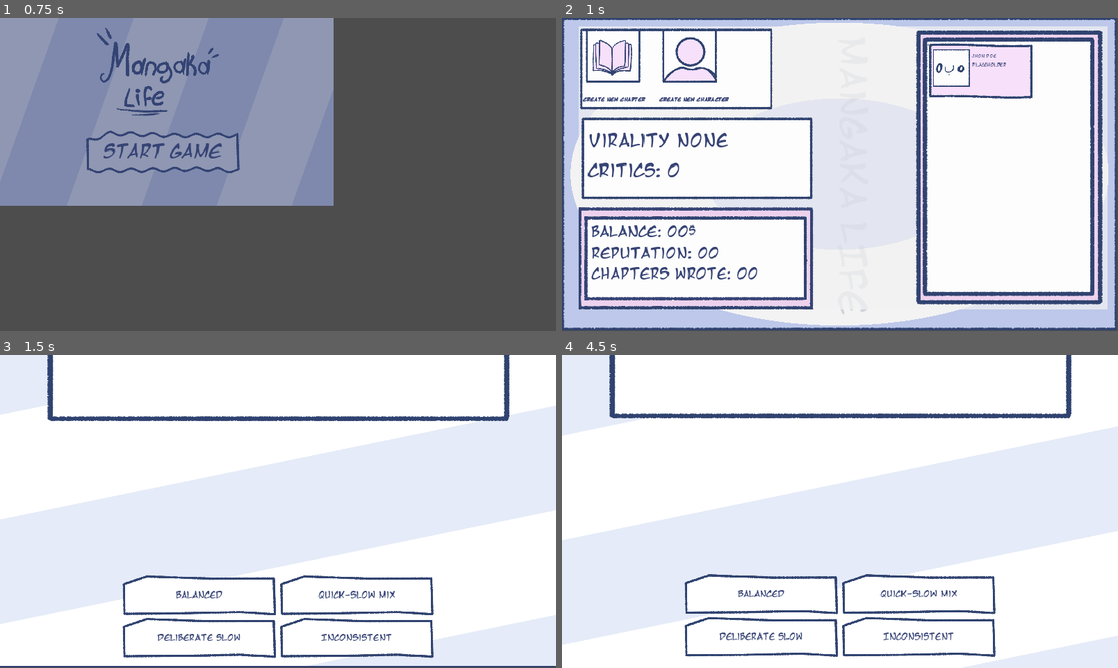
Above: before the commit, frames 1-4 (two rows, left to right).
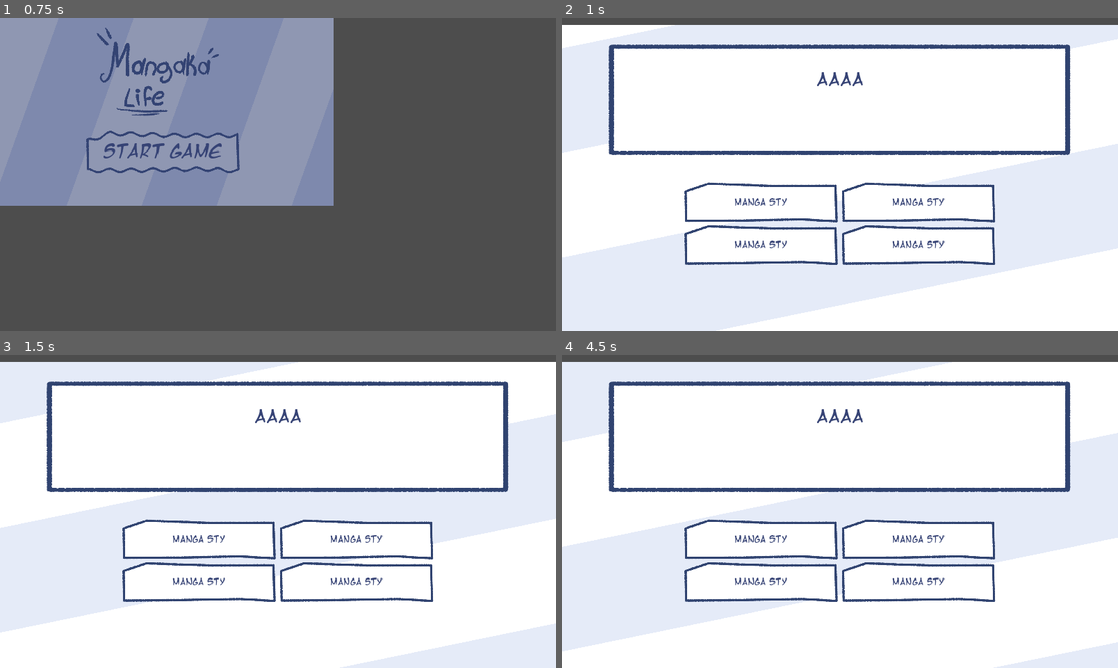
Above: after the commit, the same moments.

Repository: Noodle-Dev/Mangaka-Life
Game: Godot game, scene res://assets/scenes/Menus/Main_Menu.tscn
The game is run twice, just before and just after one commit, with the same random seed, the same clock (stepped at 60 frames per second) and the same inputs. The project has no main scene, so this scene is started directly.
Inputs (mouse positions are in pixels of both pictures, inside the frame that each line leads up to):
- Up to frame 1 (0.75 s): click "Start Game" at 0.5 s
- Up to frame 2 (1 s): no input
- Up to frame 3 (1.5 s): click (50, 401) at 1.25 s, where only the run before the commit has a clickable "Create New CHapter"
- Up to frame 4 (4.5 s): click (612, 401) at 2 s, where only the run before the commit has a clickable "Create New CHapter"; click (689, 401) at 2.75 s, where only the run before the commit has a clickable "Create New Character"; click (689, 401) at 3.5 s, where only the run before the commit has a clickable "Create New Character"; click "Balanced" (after the commit: "Manga sty") at 4.25 s

Frame 1 is identical in both runs. In frame 2, 44% of the frame differs, in the area x 0-100%, y 0-100%; in frame 3, 30%; in frame 4, 28%.
Error after the commit: Invalid access of index '0' on a base object of type: 'Array'. (res://assets/scripts/Chapter_Creation/chapter_buttons_creation_scene.gd:66)

Commit message:
Added MicroGame system

Diff:
--- /dev/null
+++ b/assets/prefabs/Character_Creation_Prefabs/MiniGames/MiniGame_01.tscn
@@ -0,0 +1,65 @@
+[gd_scene load_steps=4 format=3 uid="uid://dt854pjj74s34"]
+
+[ext_resource type="Texture2D" uid="uid://d1tgqbo06s0mn" path="res://assets/sprites/UI/QuestionHolder.png" id="1_gdbjo"]
+[ext_resource type="Script" path="res://assets/scripts/Character_Creation/move_points_logic.gd" id="2_57vrg"]
+[ext_resource type="PackedScene" uid="uid://cu7kjinsqq10t" path="res://assets/prefabs/Character_Creation_Prefabs/ball_in_game.tscn" id="3_8xq4i"]
+
+[node name="Control" type="Control"]
+layout_mode = 3
+anchors_preset = 15
+anchor_right = 1.0
+anchor_bottom = 1.0
+grow_horizontal = 2
+grow_vertical = 2
+
+[node name="TextureRect" type="TextureRect" parent="."]
+modulate = Color(1, 1, 1, 0.14902)
+layout_mode = 1
+anchors_preset = 7
+anchor_left = 0.5
+anchor_top = 1.0
+anchor_right = 0.5
+anchor_bottom = 1.0
+offset_left = -756.0
+offset_top = -424.0
+offset_right = 757.0
+offset_bottom = -58.0
+grow_horizontal = 2
+grow_vertical = 0
+texture = ExtResource("1_gdbjo")
+
+[node name="Sprite2D" type="Sprite2D" parent="."]
+position = Vector2(961, 842.905)
+scale = Vector2(1.43403, 1.43403)
+texture = ExtResource("1_gdbjo")
+
+[node name="Pos_1" type="Node2D" parent="."]
+position = Vector2(364, 733)
+
+[node name="Pos_2" type="Node2D" parent="."]
+position = Vector2(364, 832)
+
+[node name="Pos_3" type="Node2D" parent="."]
+position = Vector2(364, 931)
+
+[node name="Move_Points" type="Node2D" parent="."]
+position = Vector2(295, 733)
+
+[node name="Spawn" type="Node2D" parent="."]
+position = Vector2(1631, 733)
+script = ExtResource("2_57vrg")
+
+[node name="Obs_1" type="Node2D" parent="Spawn"]
+
+[node name="Obs_2" type="Node2D" parent="Spawn"]
+position = Vector2(0, 99)
+
+[node name="Obs_3" type="Node2D" parent="Spawn"]
+position = Vector2(0, 198)
+
+[node name="Ball_In_Game" parent="." instance=ExtResource("3_8xq4i")]
+position = Vector2(297, 731)
+
+[node name="Camera2D" type="Camera2D" parent="."]
+visible = false
+position = Vector2(961, 538)
--- /dev/null
+++ b/assets/prefabs/Character_Creation_Prefabs/MiniGames/MiniGame_02.tscn
@@ -0,0 +1,9 @@
+[gd_scene format=3 uid="uid://dpgex1o5bjag6"]
+
+[node name="Control" type="Control"]
+layout_mode = 3
+anchors_preset = 15
+anchor_right = 1.0
+anchor_bottom = 1.0
+grow_horizontal = 2
+grow_vertical = 2
--- a/assets/prefabs/Character_Creation_Prefabs/ball_in_game.tscn
+++ b/assets/prefabs/Character_Creation_Prefabs/ball_in_game.tscn
@@ -1,20 +1,22 @@
 [gd_scene load_steps=4 format=3 uid="uid://cu7kjinsqq10t"]
 
 [ext_resource type="Script" path="res://assets/scripts/Character_Creation/Ball_MiniGame_Player.gd" id="1_pacvw"]
-[ext_resource type="Texture2D" uid="uid://dkqtphmj3r3wl" path="res://icon.svg" id="2_f8yvy"]
+[ext_resource type="Texture2D" uid="uid://k4ec6t21bklm" path="res://assets/sprites/Minigames/OP_Fruit_Icon.png" id="2_f3lbe"]
 
 [sub_resource type="RectangleShape2D" id="RectangleShape2D_kt2xy"]
+size = Vector2(37, 42)
 
 [node name="Ball_In_Game" type="CharacterBody2D"]
 script = ExtResource("1_pacvw")
 
 [node name="Sprite2D" type="Sprite2D" parent="."]
-scale = Vector2(0.5, 0.5)
-texture = ExtResource("2_f8yvy")
+position = Vector2(-4.5, 4.5)
+texture = ExtResource("2_f3lbe")
 
 [node name="Area2D" type="Area2D" parent="."]
 
 [node name="CollisionShape2D" type="CollisionShape2D" parent="Area2D"]
+position = Vector2(-0.5, 2)
 shape = SubResource("RectangleShape2D_kt2xy")
 
 [connection signal="area_entered" from="Area2D" to="." method="_on_area_2d_area_entered"]
--- a/assets/prefabs/Character_Creation_Prefabs/obstacle_prefab.tscn
+++ b/assets/prefabs/Character_Creation_Prefabs/obstacle_prefab.tscn
@@ -1,17 +1,66 @@
-[gd_scene load_steps=3 format=3 uid="uid://wkrhantia8yp"]
+[gd_scene load_steps=7 format=3 uid="uid://wkrhantia8yp"]
 
 [ext_resource type="Script" path="res://assets/scripts/Character_Creation/obstacle_moving.gd" id="1_cmbiw"]
-[ext_resource type="Texture2D" uid="uid://dkqtphmj3r3wl" path="res://icon.svg" id="2_7pmfk"]
+[ext_resource type="Texture2D" uid="uid://coe7q1aipfeur" path="res://assets/sprites/Minigames/Obstacle.png" id="2_t31hb"]
+
+[sub_resource type="Animation" id="Animation_rpusw"]
+resource_name = "Idle"
+length = 0.4
+loop_mode = 1
+tracks/0/type = "value"
+tracks/0/imported = false
+tracks/0/enabled = true
+tracks/0/path = NodePath(".:rotation")
+tracks/0/interp = 0
+tracks/0/loop_wrap = true
+tracks/0/keys = {
+"times": PackedFloat32Array(0, 0.1, 0.2, 0.3, 0.4),
+"transitions": PackedFloat32Array(1, 1, 1, 1, 1),
+"update": 0,
+"values": [0.0, -0.207413, 0.0, 0.207694, 0.0]
+}
+
+[sub_resource type="Animation" id="Animation_64aov"]
+length = 0.001
+tracks/0/type = "value"
+tracks/0/imported = false
+tracks/0/enabled = true
+tracks/0/path = NodePath(".:rotation")
+tracks/0/interp = 1
+tracks/0/loop_wrap = true
+tracks/0/keys = {
+"times": PackedFloat32Array(0),
+"transitions": PackedFloat32Array(1),
+"update": 0,
+"values": [0.0]
+}
+
+[sub_resource type="AnimationLibrary" id="AnimationLibrary_ivmb0"]
+_data = {
+"Idle": SubResource("Animation_rpusw"),
+"RESET": SubResource("Animation_64aov")
+}
+
+[sub_resource type="RectangleShape2D" id="RectangleShape2D_lbh2a"]
+size = Vector2(76, 64)
 
 [node name="Obstacle" type="Node2D"]
 script = ExtResource("1_cmbiw")
 
 [node name="Object" type="Sprite2D" parent="."]
-texture = ExtResource("2_7pmfk")
+texture = ExtResource("2_t31hb")
+
+[node name="AnimationPlayer" type="AnimationPlayer" parent="Object"]
+libraries = {
+"": SubResource("AnimationLibrary_ivmb0")
+}
+autoplay = "Idle"
 
 [node name="Area2D" type="Area2D" parent="." groups=["obs"]]
 
 [node name="CollisionShape2D" type="CollisionShape2D" parent="Area2D"]
+position = Vector2(1, -2)
+shape = SubResource("RectangleShape2D_lbh2a")
 
 [node name="Timer" type="Timer" parent="."]
 
--- a/assets/scenes/Mechanics_Scenes/character_maker_scene.tscn
+++ b/assets/scenes/Mechanics_Scenes/character_maker_scene.tscn
@@ -1,9 +1,9 @@
 [gd_scene load_steps=6 format=3 uid="uid://c0wjcxb8tro7v"]
 
+[ext_resource type="Script" path="res://assets/scripts/Character_Creation/Character_Creation_Minigames.gd" id="1_6h1if"]
 [ext_resource type="Shader" path="res://assets/shaders/bg_shader.gdshader" id="1_d2pm7"]
-[ext_resource type="Texture2D" uid="uid://cnrepagugekve" path="res://assets/sprites/UI/MiniGameHolder.png" id="2_7nu4h"]
-[ext_resource type="Script" path="res://assets/scripts/Character_Creation/move_points_logic.gd" id="3_isdqb"]
-[ext_resource type="PackedScene" uid="uid://cu7kjinsqq10t" path="res://assets/prefabs/Character_Creation_Prefabs/ball_in_game.tscn" id="3_v2lwl"]
+[ext_resource type="PackedScene" uid="uid://dt854pjj74s34" path="res://assets/prefabs/Character_Creation_Prefabs/MiniGames/MiniGame_01.tscn" id="2_7doxp"]
+[ext_resource type="Texture2D" uid="uid://va0b7kfg2j6n" path="res://assets/sprites/Minigames/CharacterHolder/Ugly_Char.png" id="4_yojif"]
 
 [sub_resource type="ShaderMaterial" id="ShaderMaterial_ejshx"]
 shader = ExtResource("1_d2pm7")
@@ -15,6 +15,8 @@
 shader_parameter/blur = 0.0
 
 [node name="Character_Maker_Scene" type="Node2D"]
+script = ExtResource("1_6h1if")
+microgameScenes = Array[PackedScene]([ExtResource("2_7doxp")])
 
 [node name="UI" type="Control" parent="."]
 layout_mode = 3
@@ -31,43 +33,28 @@
 grow_horizontal = 2
 grow_vertical = 2
 
-[node name="TextureRect" type="TextureRect" parent="UI/Manga_Bg"]
+[node name="TextureRect" type="TextureRect" parent="UI"]
 layout_mode = 1
-anchors_preset = 8
+anchors_preset = 5
 anchor_left = 0.5
-anchor_top = 0.5
 anchor_right = 0.5
-anchor_bottom = 0.5
-offset_left = -658.0
-offset_top = 108.0
-offset_right = 658.0
-offset_bottom = 502.0
+offset_left = -752.5
+offset_right = 753.5
+offset_bottom = 716.0
+grow_horizontal = 2
+scale = Vector2(0.685, 0.685)
+pivot_offset = Vector2(765.5, 354)
+texture = ExtResource("4_yojif")
+
+[node name="MicroGameHolder" type="Control" parent="UI"]
+layout_mode = 1
+anchors_preset = 15
+anchor_right = 1.0
+anchor_bottom = 1.0
 grow_horizontal = 2
 grow_vertical = 2
-texture = ExtResource("2_7nu4h")
 
-[node name="Move_Points" type="Node2D" parent="."]
-position = Vector2(392, 715)
+[node name="MicroTimer" type="Timer" parent="."]
+wait_time = 10.0
 
-[node name="Pos_1" type="Node2D" parent="Move_Points"]
-
-[node name="Pos_2" type="Node2D" parent="Move_Points"]
-position = Vector2(0, 95)
-
-[node name="Pos_3" type="Node2D" parent="Move_Points"]
-position = Vector2(0, 200)
-
-[node name="Spawn" type="Node2D" parent="."]
-position = Vector2(1497, 715)
-script = ExtResource("3_isdqb")
-
-[node name="Obs_1" type="Node2D" parent="Spawn"]
-
-[node name="Obs_2" type="Node2D" parent="Spawn"]
-position = Vector2(0, 95)
-
-[node name="Obs_3" type="Node2D" parent="Spawn"]
-position = Vector2(0, 200)
-
-[node name="Ball_In_Game" parent="." instance=ExtResource("3_v2lwl")]
-position = Vector2(392, 810)
+[connection signal="timeout" from="MicroTimer" to="." method="_on_micro_timer_timeout"]
--- a/assets/scenes/Menus/MainStats_Menu.tscn
+++ b/assets/scenes/Menus/MainStats_Menu.tscn
@@ -13,6 +13,7 @@
 [ext_resource type="Texture2D" uid="uid://dkcjnh3ovas3q" path="res://assets/sprites/UI/CreateCharacter_icon.png" id="10_gapfo"]
 [ext_resource type="PackedScene" uid="uid://d4m0qevbvi46r" path="res://assets/scenes/Mechanics_Scenes/Chapter_Maker_Scene.tscn" id="11_wo0bl"]
 [ext_resource type="Texture2D" uid="uid://dpwnn3anj5uq4" path="res://assets/sprites/UI/UI Question.png" id="12_7mi4r"]
+[ext_resource type="PackedScene" uid="uid://c0wjcxb8tro7v" path="res://assets/scenes/Mechanics_Scenes/character_maker_scene.tscn" id="13_micli"]
 
 [sub_resource type="ShaderMaterial" id="ShaderMaterial_861nb"]
 shader = ExtResource("2_ehi2l")
@@ -72,6 +73,22 @@
 "transitions": PackedFloat32Array(1, 1, 1),
 "update": 0,
 "values": [Vector2(0, 1257), Vector2(0, -26), Vector2(0, 0)]
+}
+
+[sub_resource type="Animation" id="Animation_w1s68"]
+resource_name = "Money_Flash"
+length = 0.3
+tracks/0/type = "value"
+tracks/0/imported = false
+tracks/0/enabled = true
+tracks/0/path = NodePath("UI/Manga_Bg/Status/Balance:visible")
+tracks/0/interp = 1
+tracks/0/loop_wrap = true
+tracks/0/keys = {
+"times": PackedFloat32Array(0, 0.1, 0.2),
+"transitions": PackedFloat32Array(1, 1, 1),
+"update": 1,
+"values": [true, false, true]
 }
 
 [sub_resource type="Animation" id="Animation_svg1k"]
@@ -100,31 +117,44 @@
 "update": 1,
 "values": [true]
 }
-
-[sub_resource type="Animation" id="Animation_w1s68"]
-resource_name = "Money_Flash"
+tracks/2/type = "value"
+tracks/2/imported = false
+tracks/2/enabled = true
+tracks/2/path = NodePath("Character_Maker_Scene:position")
+tracks/2/interp = 1
+tracks/2/loop_wrap = true
+tracks/2/keys = {
+"times": PackedFloat32Array(0),
+"transitions": PackedFloat32Array(1),
+"update": 0,
+"values": [Vector2(0, 1284)]
+}
+
+[sub_resource type="Animation" id="Animation_qlxeu"]
+resource_name = "CHAP_Maker_Enter"
 length = 0.3
 tracks/0/type = "value"
 tracks/0/imported = false
 tracks/0/enabled = true
-tracks/0/path = NodePath("UI/Manga_Bg/Status/Balance:visible")
-tracks/0/interp = 1
-tracks/0/loop_wrap = true
-tracks/0/keys = {
-"times": PackedFloat32Array(0, 0.1, 0.2),
-"transitions": PackedFloat32Array(1, 1, 1),
-"update": 1,
-"values": [true, false, true]
+tracks/0/path = NodePath("Character_Maker_Scene:position")
+tracks/0/interp = 1
+tracks/0/loop_wrap = true
+tracks/0/keys = {
+"times": PackedFloat32Array(0, 0.3),
+"transitions": PackedFloat32Array(1, 1),
+"update": 0,
+"values": [Vector2(0, 1284), Vector2(0, 0)]
 }
 
 [sub_resource type="AnimationLibrary" id="AnimationLibrary_hxfv0"]
 _data = {
+"CHAP_Maker_Enter": SubResource("Animation_qlxeu"),
 "CH_Maker_Enter": SubResource("Animation_s1bop"),
 "Money_Flash": SubResource("Animation_w1s68"),
 "RESET": SubResource("Animation_svg1k")
 }
 
-[node name="Main_Stats_Menu" type="Node2D"]
+[node name="Main_Stats_Menu" type="Node2D" groups=["menu_grub"]]
 script = ExtResource("1_rey2q")
 
 [node name="UI" type="Control" parent="."]
@@ -389,6 +419,10 @@
 [node name="Chapter_Maker" parent="." instance=ExtResource("11_wo0bl")]
 position = Vector2(0, 1305)
 
+[node name="Character_Maker_Scene" parent="." instance=ExtResource("13_micli")]
+visible = false
+position = Vector2(0, 1284)
+
 [node name="Notifications" type="Control" parent="."]
 visible = false
 layout_mode = 3
--- a/assets/scripts/Chapter_Creation/Critic_User_Logic.gd
+++ b/assets/scripts/Chapter_Creation/Critic_User_Logic.gd
@@ -1,46 +1,67 @@
 extends Control
 
-@onready var user_name = $User/UserName
-@onready var user_opinion = $User/UserOpinion
-@onready var user_pic = $User/UserPic
+# Asignación de nodos
+@onready var user_name = $User/UserName  # Label
+@onready var user_opinion = $User/UserOpinion  # RichTextLabel
+@onready var user_pic = $User/UserPic  # TextureRect
 
-# Export variables
+# Variables exportadas
 @export var good_opinions = ["¡Me encantó!", "Una obra maestra.", "Increíblemente creativo."]
 @export var bad_opinions = ["No es de mi agrado.", "Le falta algo.", "Demasiado simple."]
 @export var random_names = ["Alex", "Jordan", "Taylor", "Morgan", "Casey", "Riley"]
 @export var user_pic_folder = "res://assets/sprites/User pfps/"  # Ruta de la carpeta de imágenes
 
-func _init():
-	set_random_user_pic()
-	#user_opinion.text = good_opinions[randi() % good_opinions.size()]
+# Umbral único del crítico
+var unique_threshold: int = 0
+
+func _ready():
+	# Depuración para verificar nodos
+	print_tree()  # Imprime la estructura completa del árbol para confirmar las rutas
+	if user_name == null:
+		print("Error: 'user_name' es null. Verifica la ruta o el nodo.")
+	if user_opinion == null:
+		print("Error: 'user_opinion' es null. Verifica la ruta o el nodo.")
+	if user_pic == null:
+		print("Error: 'user_pic' es null. Verifica la ruta o el nodo.")
+
+	# Generar un umbral único aleatorio
+	unique_threshold = randi() % 101
+
 func set_critic_data(global_score: int, threshold: int, likes_higher: bool):
-	"""
-	Configura los datos del crítico: nombre, opinión y avatar.
-	"""
-	# Asignar un nombre aleatorio
+	unique_threshold = threshold
+
+	# Asignar nombre
 	if user_name != null:
 		user_name.text = random_names[randi() % random_names.size()]
 	else:
-		print("Error: Nodo 'user_name' no encontrado.")
+		print("Error: 'user_name' es null. No se pudo asignar un nombre.")
 
-	# Determinar la opinión del crítico
+	# Asignar opinión
 	if user_opinion != null:
-		var is_good = (global_score >= threshold) if likes_higher else (global_score <= threshold)
-		user_opinion.text = good_opinions[randi() % good_opinions.size()] if is_good else bad_opinions[randi() % bad_opinions.size()]
+		var is_good = (global_score >= unique_threshold) if likes_higher else (global_score <= unique_threshold)
+		user_opinion.clear()
+		user_opinion.add_text(
+			good_opinions[randi() % good_opinions.size()] if is_good else bad_opinions[randi() % bad_opinions.size()]
+		)
+
+		# Modificar el balance global en función de la opinión
+		if is_good:
+			get_tree().call_group("Menu_grub", "adjust_balance", 300)
+		else:
+			get_tree().call_group("Menu_grub", "adjust_balance", -100)
 	else:
-		print("Error: Nodo 'user_opinion' no encontrado.")
+		print("Error: 'user_opinion' es null. No se pudo asignar una opinión.")
 
-	# Asignar una imagen aleatoria
+	# Asignar imagen
 	set_random_user_pic()
 
 func set_random_user_pic():
 	"""
-	Selecciona una imagen aleatoria con el formato 'ico_#.png' y la asigna al nodo `user_pic`.
+	Selecciona una imagen aleatoria del directorio especificado y la asigna al nodo `user_pic`.
 	"""
 	var image_files = []
 	var index = 1
 
-	# Buscar todas las imágenes siguiendo el formato en el directorio especificado
 	while true:
 		var image_path = "%sico_%d.png" % [user_pic_folder, index]
 		if not FileAccess.file_exists(image_path):
@@ -48,15 +69,14 @@
 		image_files.append(image_path)
 		index += 1
 
-	# Validar que haya imágenes disponibles
 	if image_files.size() == 0:
 		print("Error: No se encontraron imágenes en la carpeta:", user_pic_folder)
 		return
 
-	# Cargar una imagen aleatoria
 	var random_image = image_files[randi() % image_files.size()]
 	var texture = load(random_image)
 	if texture != null and user_pic != null:
 		user_pic.texture = texture
+		print("Imagen asignada:", random_image)
 	else:
 		print("Error: No se pudo asignar la imagen o 'user_pic' es null.")
--- a/assets/scripts/Character_Creation/Ball_MiniGame_Player.gd
+++ b/assets/scripts/Character_Creation/Ball_MiniGame_Player.gd
@@ -7,9 +7,9 @@
 
 func _ready():
 	# Guarda las posiciones en una lista al cargar la escena
-	move_points.append($"../Move_Points/Pos_1".position)
-	move_points.append($"../Move_Points/Pos_2".position)
-	move_points.append($"../Move_Points/Pos_3".position)
+	move_points.append($"../Pos_1".position)
+	move_points.append($"../Pos_2".position)
+	move_points.append($"../Pos_3".position)
 	position = move_points[current_index]
 	update_position_index()
 
--- /dev/null
+++ b/assets/scripts/Character_Creation/Character_Creation_Minigames.gd
@@ -0,0 +1,41 @@
+extends Node2D
+
+@export var microgameScenes: Array[PackedScene]  # Variable exportable para los minijuegos
+@onready var microGameAnim = $Mostrador/MicroGame
+@onready var microgameTimer = $MicroTimer
+@onready var micro_game_holder = $UI/MicroGameHolder  # Referencia al contenedor de los microjuegos
+
+var currentMicrogame: Node = null
+
+func _ready():
+	spawnRandomMicrogame()
+
+func startMicrogame():
+	if microGameAnim:
+		microGameAnim.play("Start_mini")  # Inicia la animación de inicio del minijuego
+		await microGameAnim.animation_finished  # Espera hasta que termine la animación
+	spawnRandomMicrogame()
+
+func spawnRandomMicrogame():
+	if microgameScenes.size() == 0:
+		print("No microgames assigned!")
+		return
+
+	var randomIndex = randi() % microgameScenes.size()  # Selecciona un minijuego aleatorio
+	var selectedMicrogameScene = microgameScenes[randomIndex]
+	currentMicrogame = selectedMicrogameScene.instantiate()  # Instancia el minijuego seleccionado
+
+	# Agrega el minijuego como hijo de micro_game_holder
+	micro_game_holder.add_child(currentMicrogame)
+
+	if microgameTimer:
+		microgameTimer.start()  # Inicia el temporizador del minijuego
+
+func _on_micro_timer_timeout():
+	endMicrogame()
+
+func endMicrogame():
+	if currentMicrogame != null:
+		micro_game_holder.remove_child(currentMicrogame)  # Elimina el minijuego de micro_game_holder
+		currentMicrogame.queue_free()  # Libera la memoria del minijuego
+		currentMicrogame = null
--- a/assets/scripts/Character_Creation/obstacle_moving.gd
+++ b/assets/scripts/Character_Creation/obstacle_moving.gd
@@ -1,8 +1,8 @@
 extends Node2D
 
 
-var move_speed = 600
-var lifespan = 10
+var move_speed = 700
+var lifespan = 1
 
 func _physics_process(delta):
 	position.x -= move_speed * delta
--- a/assets/scripts/MainStats/main_stats_menu_Logic.gd
+++ b/assets/scripts/MainStats/main_stats_menu_Logic.gd
@@ -33,7 +33,6 @@
 		criticism_timer.wait_time = randf_range(min_criticism_interval, max_criticism_interval)
 		criticism_timer.start()
 
-# Función conectada al temporizador
 func _on_criticism_timer_timeout():
 	# Verifica si hay al menos un capítulo escrito
 	if GlobalData.G_Chap_Wrote >= 1:
@@ -67,26 +66,27 @@
 	else:
 		print("Error: 'criticObject' no es un PackedScene válido.")
 
+func adjust_balance(amount: int):
+	"""
+	Ajusta el balance global.
+	"""
+	GlobalData.G_Balance += amount
+	balance.text = "Balance: " + str(GlobalData.G_Balance) + "$"
+
 # Función para manejar el botón de creación de capítulos
 func _on_create_chapter_button_pressed():
 	if GlobalData.G_Balance >= 250:
-		GlobalData.G_Balance -= 250
-		balance.text = "Balance: " + str(GlobalData.G_Balance) + "$"
+		adjust_balance(-250)
 		GlobalData.G_Chap_Wrote += 1
 		chapters_wrote.text = "Chapters wrote: " + str(GlobalData.G_Chap_Wrote)
 		transitions_panels.play("CH_Maker_Enter")
 		ChapterMakerPanel.initialize_quiz()
 	else:
-		transitions_panels.play("Money_Flash")
 		print("No tienes suficiente balance para crear un capítulo.")
 
-# Función para manejar el botón de creación de personajes
 func _on_create_character_button_pressed():
 	if GlobalData.G_Balance >= 150:
-		GlobalData.G_Balance -= 150
-		balance.text = "Balance: " + str(GlobalData.G_Balance) + "$"
-		transitions_panels.play("CHARAC_Maker_Enter")
-		ChapterMakerPanel.initialize_quiz()
+		adjust_balance(-150)
+		transitions_panels.play("CH_Maker_Enter")
 	else:
-		transitions_panels.play("Money_Flash")
 		print("No tienes suficiente balance para crear un personaje.")
Not shown: 1 places in assets/scenes/Menus/MainStats_Menu.tscn that only renumber resources
Binary file added: assets/sprites/Minigames/CharacterHolder/Mid.png
Not shown, added: assets/sprites/Minigames/CharacterHolder/Mid.png.import
Binary file added: assets/sprites/Minigames/CharacterHolder/Ugly_Char.png
Not shown, added: assets/sprites/Minigames/CharacterHolder/Ugly_Char.png.import
Binary file added: assets/sprites/Minigames/CharacterHolder/Well Done.png
Not shown, added: assets/sprites/Minigames/CharacterHolder/Well Done.png.import
Binary file added: assets/sprites/Minigames/OP_Fruit_Icon.png
Not shown, added: assets/sprites/Minigames/OP_Fruit_Icon.png.import
Binary file added: assets/sprites/Minigames/Obstacle.png
Not shown, added: assets/sprites/Minigames/Obstacle.png.import
Not shown, added: assets/sprites/Minigames/Obstacle.png~
